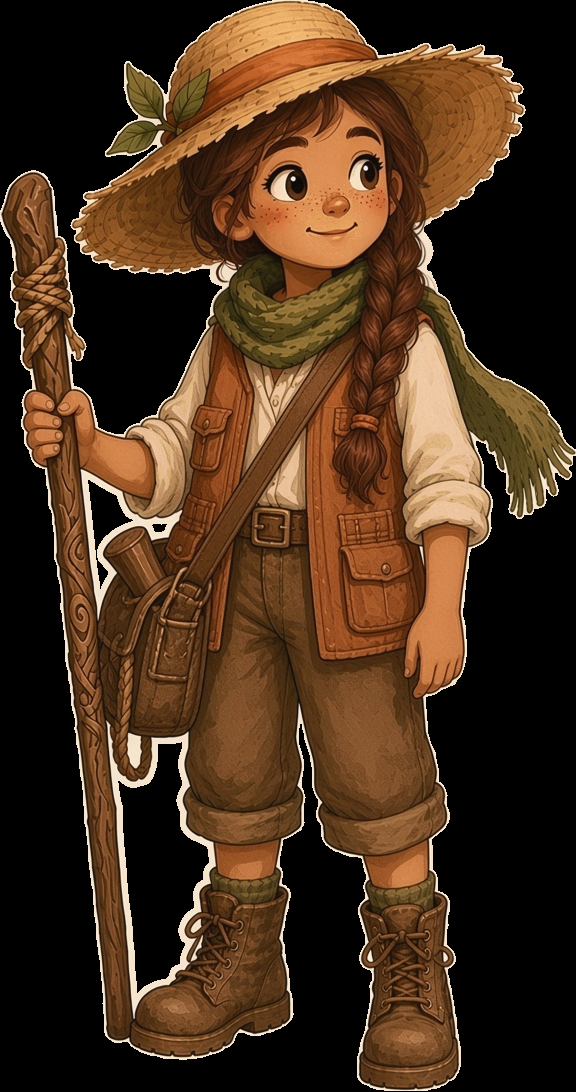
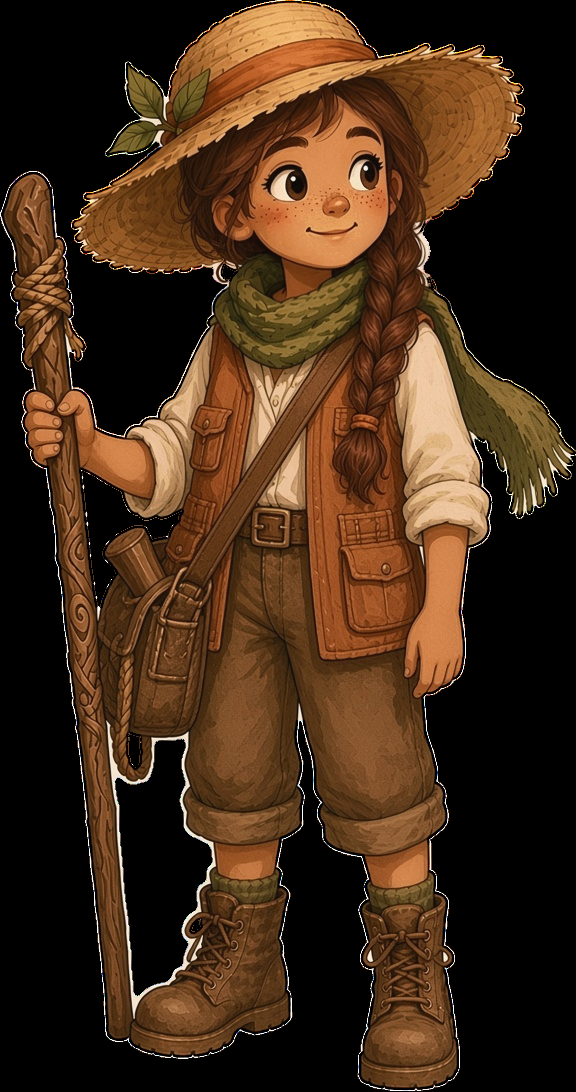
Layered file, before and after one edit (576px x 1092px). Changes by layer:
painted on "head" over box(79, 0, 513, 268)
painted on "body" over box(0, 0, 576, 1091)
painted on "scarf_tail" over box(455, 325, 551, 503)
